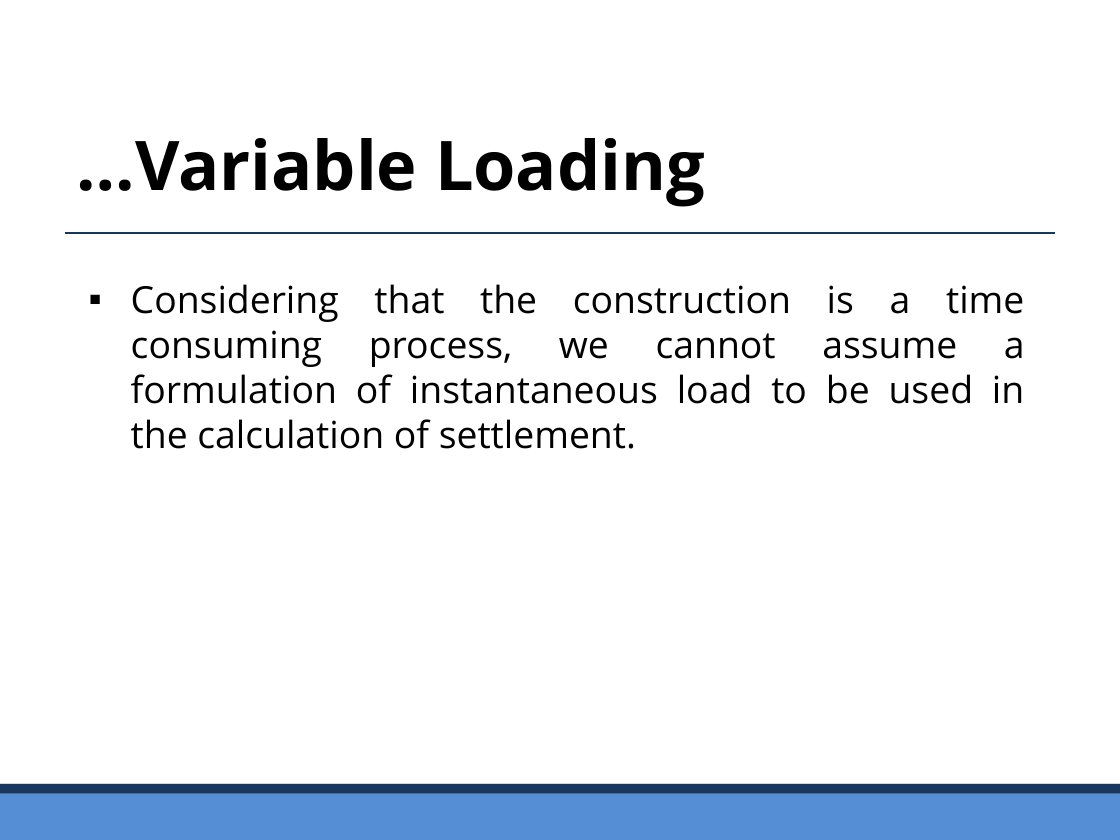
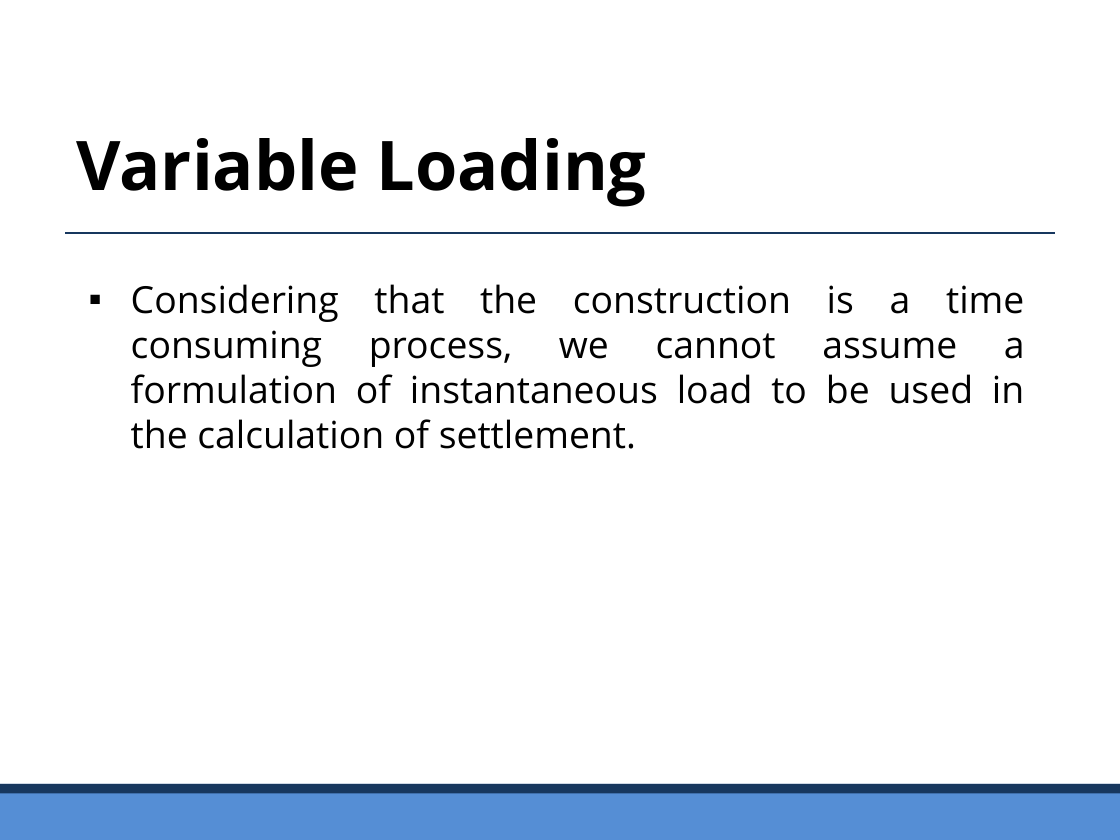
Before and after one commit to civilabs/computationalmethods, a slide deck: slide 7 of Handouts/Lecture 04.pptx. Drawn at 1120x840 pixels with LibreOffice and Linux fonts; fonts in the diff are those of the drawing. Boxes give left, top, right and bottom in pixels: in the first picture for what was removed or moved away, otherwise in the second. Text is boxed around its words. In the diff, an @@ line names an element or a change of style, - is before the commit and + after.

```diff
--- a/Handouts/Lecture 04.pptx
+++ b/Handouts/Lecture 04.pptx
@@ text at box(77, 138, 646, 207): text changed @@
-…Variable Loading
+Variable Loading
```
Also in this commit, not shown: 3 other slides changed, 50 other files.
